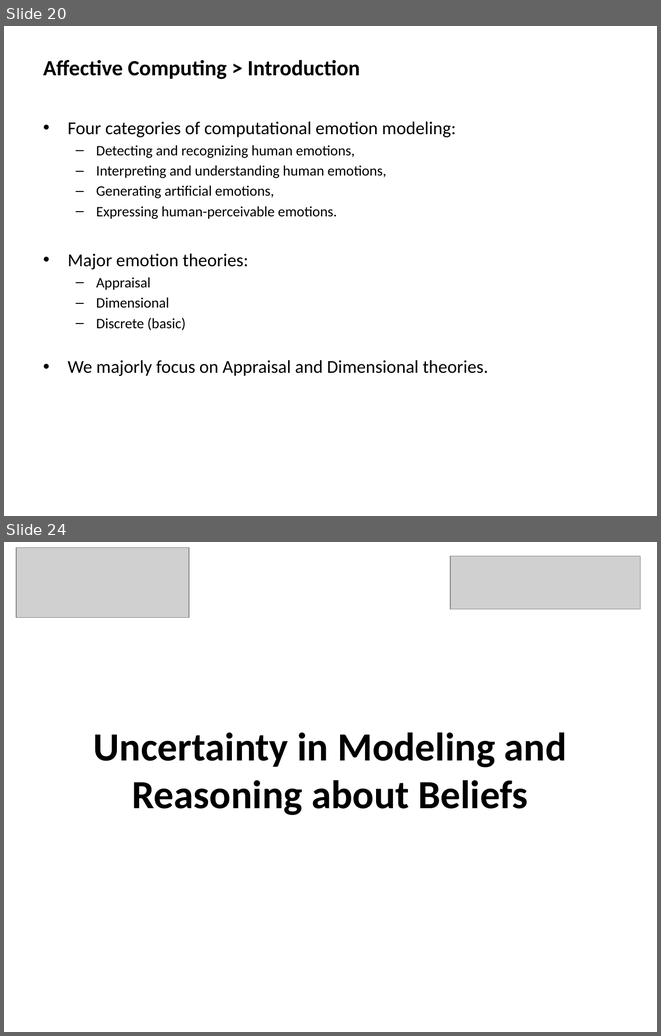
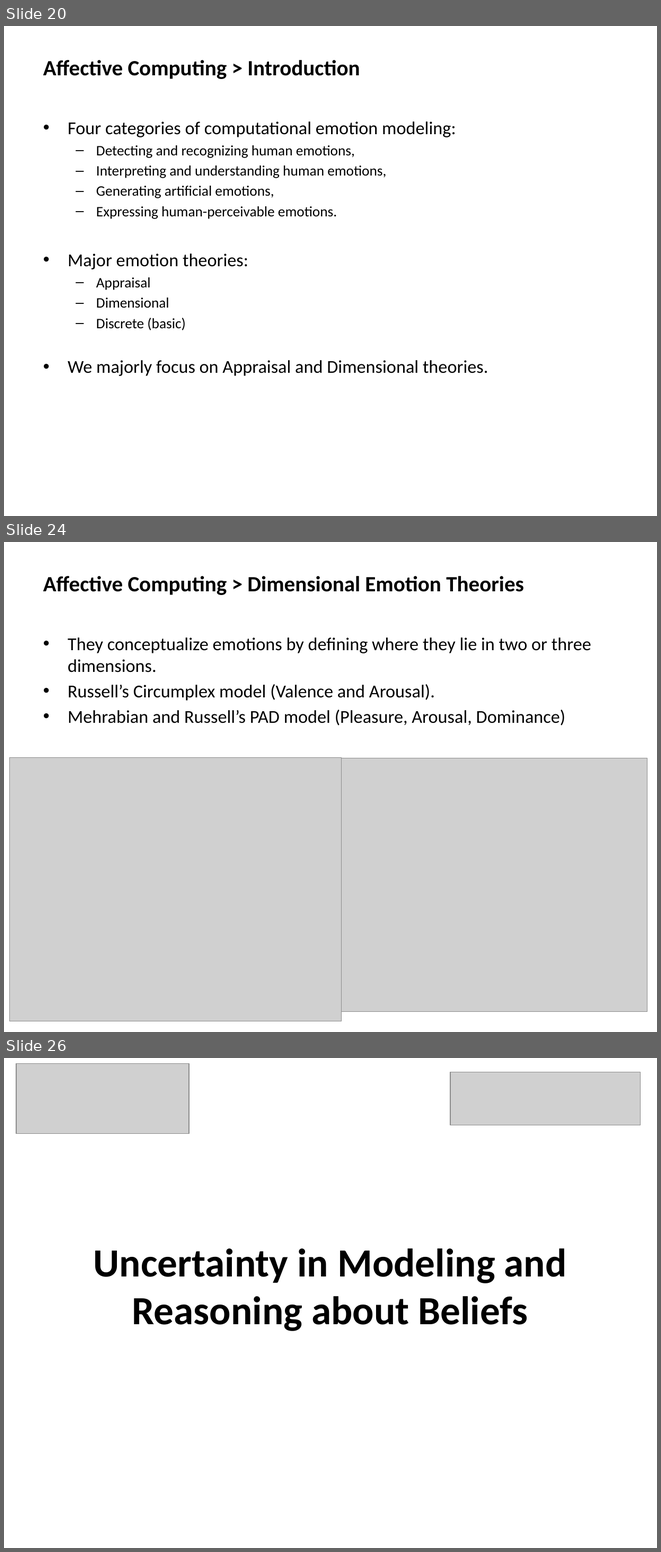
Before and after one commit to mshayganfar/CompExam1, a slide deck: presentation/PhD-comprehensive-exam.pptx. Shown one above the other, each under a label of ours: slides 20 and 24 before the commit, slides 20, 24 and 26 after it; the slides between them are not shown. The pictures are 661x1036 and 661x1552 pixels, drawn with LibreOffice and Linux fonts; fonts in the diff are those of the drawing; grey boxes stand for pictures. Boxes give left, top, right and bottom in pixels: in the first picture for what was removed or moved away, otherwise in the second. Text is boxed around its words. In the diff, an @@ line names an element or a change of style, - is before the commit and + after.

Commit message:
Dimensional theory.
Finished dimensional theories.

```diff
--- a/presentation/PhD-comprehensive-exam.pptx
+++ b/presentation/PhD-comprehensive-exam.pptx
@@ slide 24 added at bbox=[4, 542, 657, 1032], background #FFFFFF @@
@@ text added at bbox=[43, 576, 524, 595], 24 pt, text #000000, bold @@
+Affective Computing > Dimensional Emotion Theories
@@ text added at bbox=[68, 637, 591, 725], 20 pt, text #000000 @@
+• They conceptualize emotions by defining where they lie in two or three dimensions.
+• Russell’s Circumplex model (Valence and Arousal).
+• Mehrabian and Russell’s PAD model (Pleasure, Arousal, Dominance)
@@ picture added at bbox=[9, 758, 341, 1021] @@
@@ picture added at bbox=[342, 758, 647, 1012] @@
@@ what was slide 24 is now slide 26 @@
```
Also in this commit, not shown: 3 slides changed, 1 other slide added.
